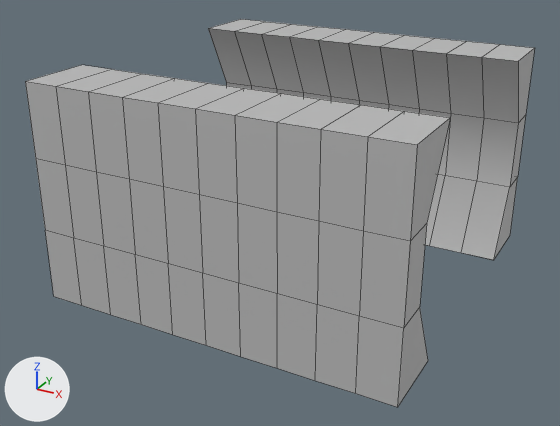
Before and after pictures for a commit that changed the FBX model Assets/Models/Models/Mo/Corr_Straight.fbx.
Both versions are drawn from a camera (50 mm lens) standing at (4.7, -9.16, 5.33) and looking at (-0.14, -0.36, 0.93). Arrows for +X, +Y and +Z are at lower left; the lights stay in place. Mesh edges are drawn as thin lines. Where no turn or scale is listed for an object, it has been applied to the vertices. Vertices at the same position are counted once.
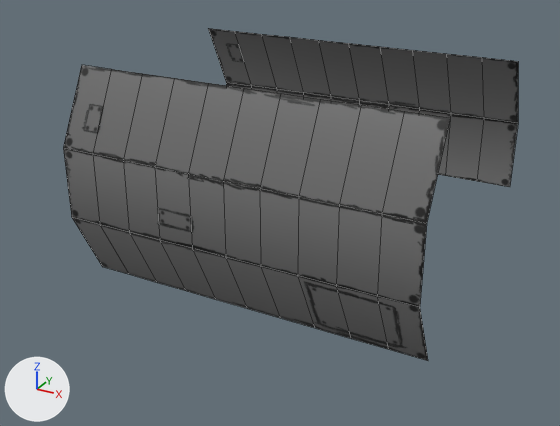
Boxes (x1, y1, x2, y2) around the edits, measured in the pictures (560 x 426 px):
'pPlane1', reshaped (11% narrower, 14% shorter)
    before: (25, 19, 535, 407)
    after: (63, 28, 518, 361)
part 1 of me_mesh, cut back
    before: (25, 65, 450, 407)
    after: (72, 217, 428, 361)
part 2 of me_mesh, deleted
    before: (210, 19, 535, 260)
part 3 of me_mesh, recoloured
    before: (208, 28, 518, 187)
    after: (63, 28, 518, 307)

Diff of the bpy script that builds the scene:
```diff
--- a/Assets/Models/Models/Mo/Corr_Straight.fbx.py
+++ b/Assets/Models/Models/Mo/Corr_Straight.fbx.py
@@ img_corrstraight_texture_png @@
+img_corrstraight_texture_png = load_image('CorrStraight Texture.png', '../../../Textures/CorrStraight Texture.png', 512, 512, 'sRGB')
@@ mat_lambert2 @@
+mat_lambert2 = principled_material('lambert2')
+mat_lambert2.texture = img_corrstraight_texture_png
@@ me_mesh @@
 # used by ob_pplane1; location = (0.0, 0.0, 0.0)
-me_mesh.from_pydata(...)  # 198 vertices, 172 faces; spans x -2.5..2.5, y -2.5..2.5, z 0.0..3.0
+me_mesh.from_pydata(...)  # 110 vertices, 50 faces; spans x -2.5..2.5, y -2.0..2.0, z 0.0..3.0
+# me_mesh part 1
+# 44 vertices are removed from x -2.5..2.5, y -2.5, z 0.0..3.0
+# 66 faces are deleted
+# 10 new faces join them
+# me_mesh part 2
+# 44 vertices are removed from x -2.5..2.5, y 2.5, z 0.0..3.0
+# 66 faces are deleted
+# me_mesh part 3: 40 faces spanning x -2.5..2.5, y -2.0..2.0, z 1.0..3.0 switch from mat_lambert1 (grey #bcbcbc) to mat_lambert2 (picture img_corrstraight_texture_png)
+# me_mesh part 4: the surface is now shaded smooth
```
